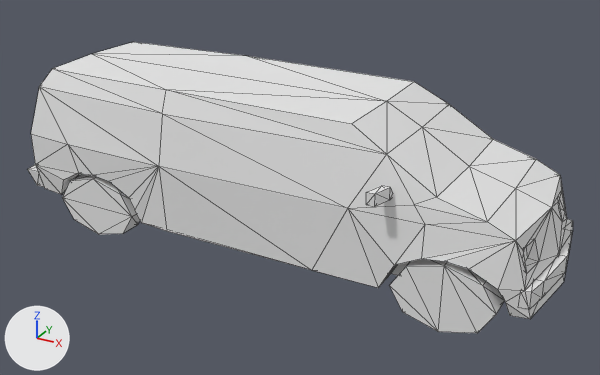
An edit to the OBJ model GameResources/Meshes/Car4_o1.obj, drawn before and after from the same camera.
Both versions are drawn from a 50 mm camera at (5.58, -6.37, 4.79) aimed at (2.08, -0.01, 1.6). Lighting does not change. The marker at lower left points along +X, +Y and +Z. Mesh edges are drawn as thin lines. Where no turn or scale is listed for an object, it has been applied to the vertices.

Names of what the first picture shows: 'Car4'.
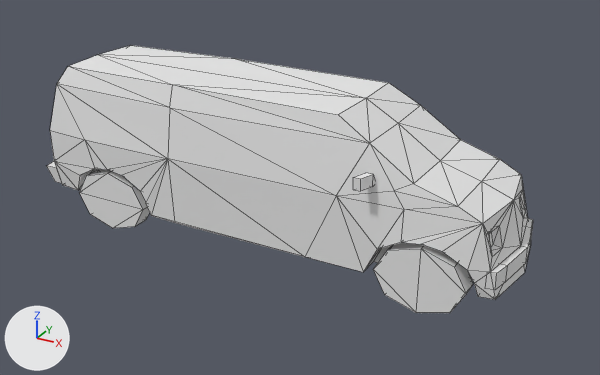
What differs and where, as boxes (x1, y1, x2, y2) in the pictures (600 x 375 px; the box of a moved part takes in the faces that stretch with it):
'Car4', reshaped (11% narrower, 8% shorter)
    before: (28, 42, 573, 333)
    after: (47, 45, 533, 313)
part 1 of me_car4, moved or reshaped
    before: (31, 42, 567, 319)
    after: (50, 45, 531, 300)
part 2 of me_car4, added
    after: (373, 242, 473, 313)
part 3 of me_car4, added
    after: (79, 169, 150, 228)
part 4 of me_car4, rebuilt
    before: (28, 165, 44, 187)
    after: (47, 161, 61, 183)
part 5 of me_car4, added
    after: (485, 218, 533, 290)
part 6 of me_car4, deleted
    before: (62, 174, 573, 333)
part 7 of me_car4, added
    after: (353, 173, 375, 191)

Diff of the bpy script that builds the scene:
```diff
--- a/GameResources/Meshes/Car4_o1.obj.py
+++ b/GameResources/Meshes/Car4_o1.obj.py
@@ me_car4 @@
 # used by ob_car4; location = (0.0, 0.0, 0.0)
-me_car4.from_pydata(...)  # 264 vertices, 476 faces; spans x -0.78..4.59, y -0.99..0.99, z 1.01..2.6
+me_car4.from_pydata(...)  # 264 vertices, 380 faces; spans x -0.67..4.26, y -0.78..0.77, z 1.01..2.6
+# me_car4 part 1: the loose piece of 136 vertices spanning x -0.63..4.59, y -0.84..0.84, z 1.26..2.6 is scaled about its middle by (0.918, 0.781, 1), then moved by (-0.11, 0.0, 0.0)
+# me_car4 part 2: a new loose piece, an 8-sided cylinder along y spanning x 3.14..3.96, y -0.64..-0.47, z 1.01..1.62, in mat_car4_mat (its picture is missing)
+# me_car4 part 3: a new loose piece, an 8-sided cylinder along y spanning x -0.16..0.66, y -0.63..-0.46, z 1.01..1.62, in mat_car4_mat (its picture is missing)
+# me_car4 part 4: the loose piece of 20 vertices spanning x -0.78..-0.54, y -0.75..0.75, z 1.33..1.51 is rebuilt with 20 vertices and now spans x -0.67..-0.45, y -0.59..0.58, z 1.33..1.51
+# me_car4 part 5: a new loose piece of 20 vertices spanning x 4.09..4.26, y -0.58..0.57, z 1.36..1.51, in mat_car4_mat (its picture is missing)
+# me_car4 part 6: 7 loose pieces with 108 vertices, spanning x -0.22..4.59, y -0.99..0.99, z 1.01..2.18, are deleted
+# me_car4 part 7
+# 16 vertices are added at x 2.99..3.06, y -0.78..0.77, z 2.07..2.18
+# 8 new vertices lie (0.06, 0.0, 0.0) away from vertices in x 3.04, y -0.64..0.64, z 2.07..2.18
+# 18 new faces join them
 me_car4.materials.append(mat_car4_mat)
```
